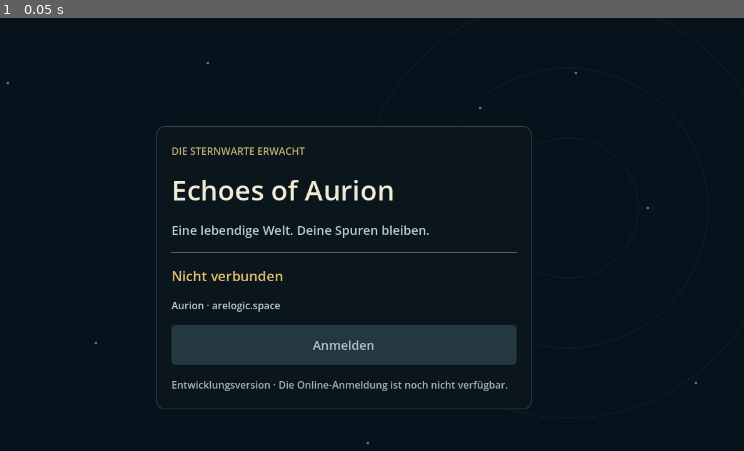
Above: before the commit, frame 1.
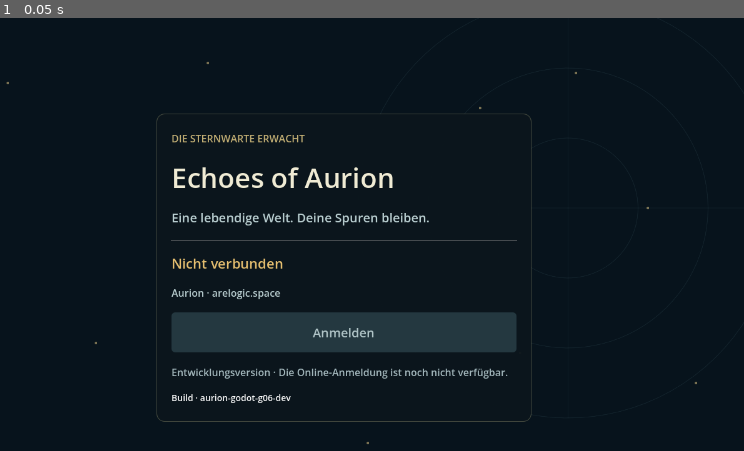
Above: after the commit, the same moment.

Repository: OuroborosCollective/Echoes_of_Aurion
Game: Godot game, scene res://app/main.tscn
Same seed, same stepped clock (60 frames per second), same inputs: the game is played once before the commit and once after it.
Inputs:
- Up to frame 1 (0.05 s): no input

The runs differ from the first frame. In frame 1, 7.1% of the frame differs, in the area x 20-72%, y 22-94%.

Commit message:
feat(godot): automatischer Android-Export und APK-Readback (#915)

Diff:
--- a/godot-client/app/main.gd
+++ b/godot-client/app/main.gd
@@ -12,6 +12,7 @@
 func _ready() -> void:
 	Engine.max_fps = 30
 	var config := RuntimeConfig.current()
+	%BuildIdentity.text = "Build · " + config.client_build
 	login.disabled = true
 	if config.server_base_url.is_empty() or config.client_build.is_empty() or config.renderer_profile != "compatibility":
 		status.text = "Konfiguration ungültig"
--- a/godot-client/app/main.tscn
+++ b/godot-client/app/main.tscn
@@ -121,3 +121,10 @@
 theme_override_font_sizes/font_size = 16
 text = "Entwicklungsversion · Die Online-Anmeldung ist noch nicht verfügbar."
 autowrap_mode = 3
+
+[node name="BuildIdentity" type="Label" parent="SafeMargin/Scroll/Center/LaunchCard/Content"]
+unique_name_in_owner = true
+layout_mode = 2
+theme_override_font_sizes/font_size = 14
+text = "Build wird geprüft"
+autowrap_mode = 3
--- a/godot-client/tests/test_startup.gd
+++ b/godot-client/tests/test_startup.gd
@@ -37,6 +37,7 @@
 		print("Layout: window=", viewport_size, " root=", root.size, " scene=", scene.size, " card=", card.size, " minimum=", card.get_combined_minimum_size())
 		require(card.size.x <= viewport_size.x - 32, "launch card overflows width")
 		require(button.size.y >= 48, "touch target too small")
+		require(scene.get_node("%BuildIdentity").text == "Build · " + Config.current().client_build, "visible build identity missing")
 		require(button.disabled, "unimplemented login must stay disabled")
 		require(scene.get_node("%ConnectionStatus").text == "Nicht verbunden", "offline status missing")
 	scene.queue_free()
Not shown, added: godot-client/export_presets.cfg
Not shown, added: .github/workflows/godot-android-build.yml
Not shown, changed: SUMMARY.md
Not shown, added: docs/godot-migration/install-tab-a9.md
Not shown, added: scripts/godot/apk-readback.mjs
Not shown, added: scripts/godot/apk-readback.test.mjs
Not shown, added: scripts/godot/export-android.mjs
